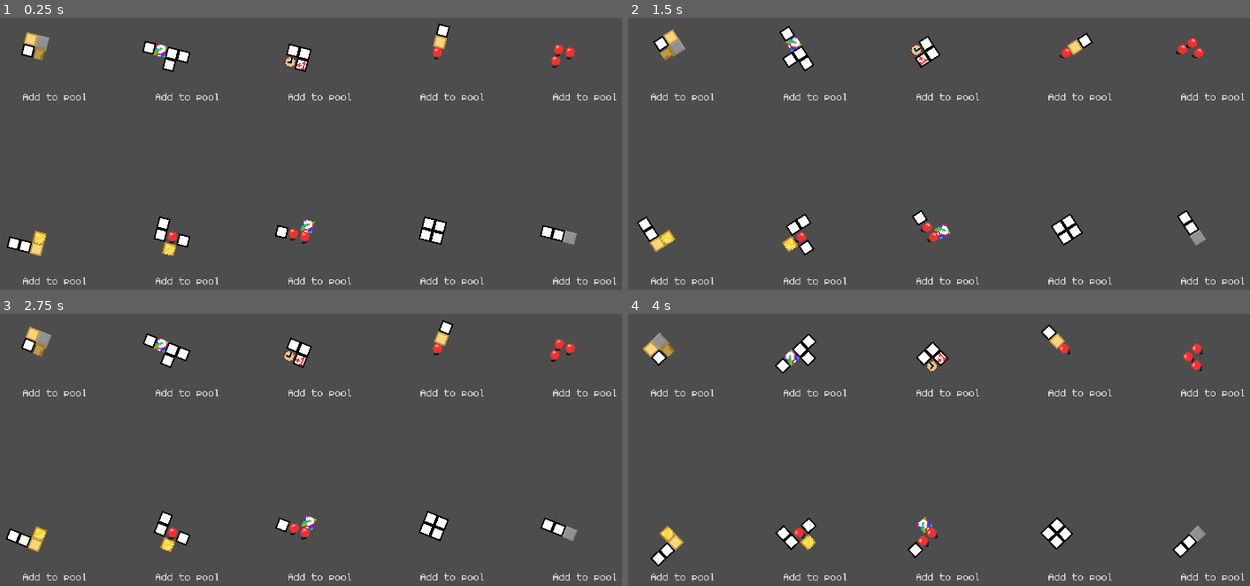
Above: before the commit, frames 1-4 (two rows, left to right).
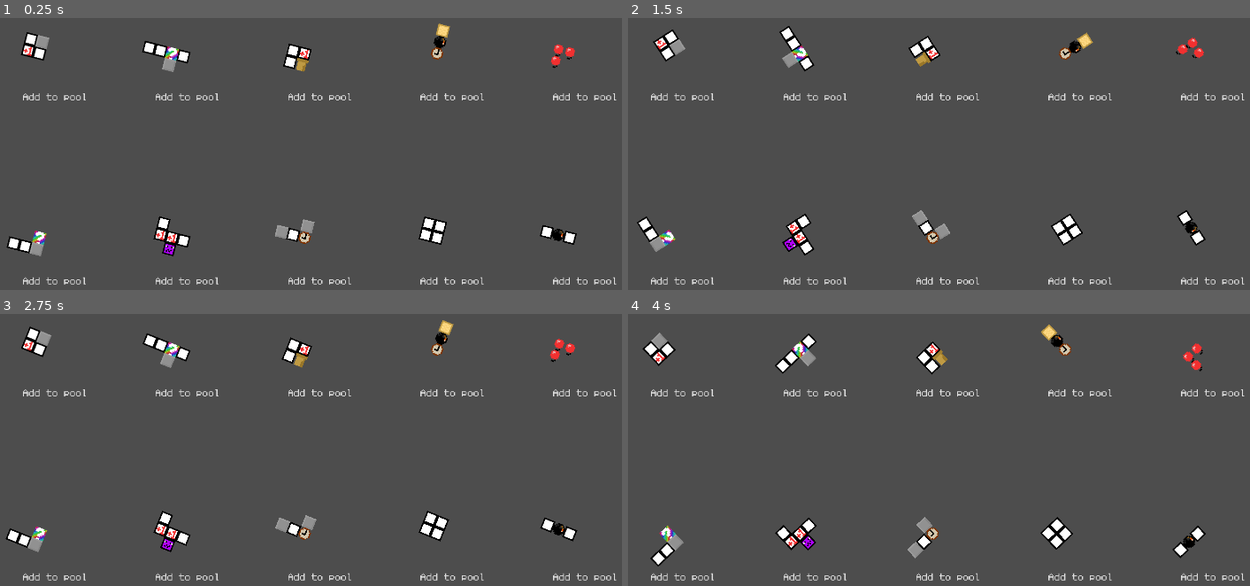
Above: after the commit, the same moments.

Repository: AsgerHB/create-jam-spring-2025
Game: Godot game, scene res://Scenes/RunDuplicate.tscn
The game is run twice, just before and just after one commit, with the same random seed, the same clock (stepped at 60 frames per second) and the same inputs. This scene is started directly instead of the project's main scene. Sound files missing from this copy of the repository are replaced by a short silence.
Inputs:
- Up to frame 1 (0.25 s): no input
- Up to frame 2 (1.5 s): hold Right (ui_right) 0.53-1.28 s; hold Space (slam_down) from 1.28 s (still down)
- Up to frame 3 (2.75 s): release Space (slam_down) at 2.03 s; hold Right (ui_right) from 2.03 s (still down)
- Up to frame 4 (4 s): release Right (ui_right) at 2.78 s; hold Up (ui_up) 2.78-3.53 s; hold Left (ui_left) from 3.53 s (still down)

The runs differ from the first frame. In frame 1, 1.7% of the frame differs, in the area x 3-93%, y 1-88%; in frame 2, 1.7%; in frame 3, 1.7%, in the area x 3-93%, y 2-88%; in frame 4, 1.7%.

Commit message:
Add Lightning cell

Diff:
--- a/Scripts/Cell.gd
+++ b/Scripts/Cell.gd
@@ -17,6 +17,7 @@
 	PlantPot,
 	Plant,
 	Monster,
+	Lightning,
 }
 # Map that assigns a complexity score to each cell type
 const infinity = 1000000
@@ -33,7 +34,8 @@
 	Type.Gift: 2,
 	Type.PlantPot: 1,
 	Type.Plant: infinity,
-	Type.Monster: 1,
+	Type.Monster: 2,
+	Type.Lightning: 1,
 }
 # A mapping of a sprite's state and where it maps to in the sprite sheet
 const SpriteCoords: Dictionary[Type, Vector2i] = {
@@ -50,6 +52,7 @@
 	Type.Clock: 8 * Vector2i(2,0),
 	Type.Concrete: 8 * Vector2i(2,1),
 	Type.ConcreteSemiBroken: 8 * Vector2i(2,2),
+	Type.Lightning: 8 * Vector2i(4,0),
 }
 
 @export var type: Type = Type.Standard;
@@ -174,6 +177,12 @@
 					non_infinite_complexity_types.append(_type)
 			var new_type = non_infinite_complexity_types[randi() % non_infinite_complexity_types.size()]
 			game.set_at(grid_pos.x, grid_pos.y, new_type)
+		Type.Lightning:
+			# Destroy all cells in column
+			for y in range(game.HEIGHT):
+				var c = game.get_at(grid_pos.x, y)
+				if c != null:
+					c.destroy(game)
 
 func on_place(game: TetrisGame):
 	# Called when the cell is placed
